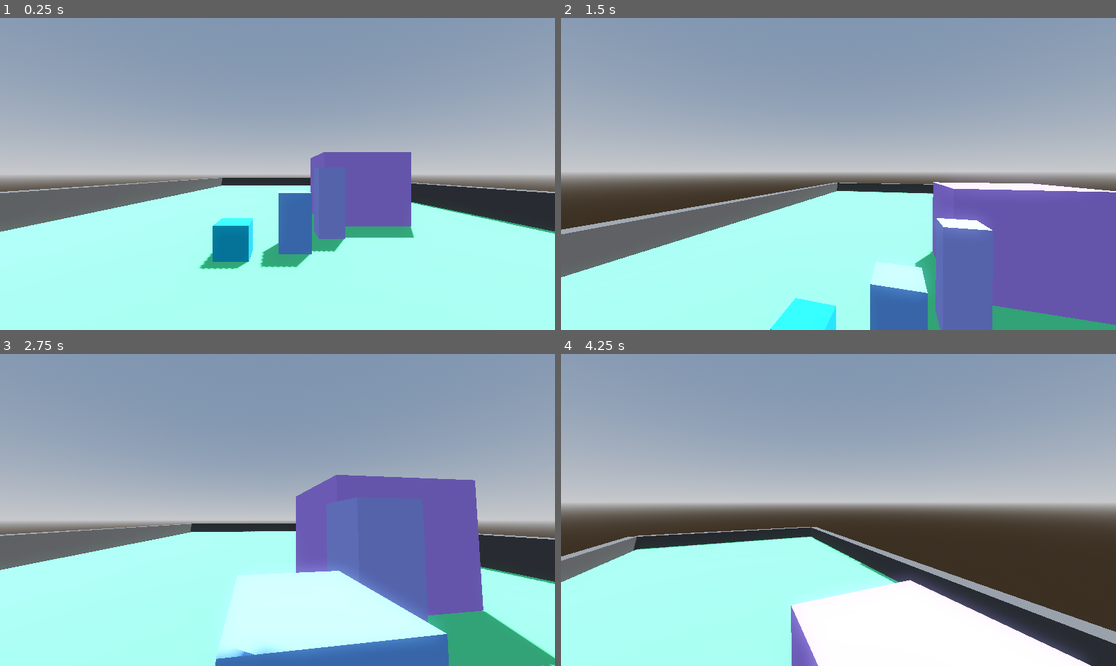
Above: before the commit, frames 1-4 (two rows, left to right).
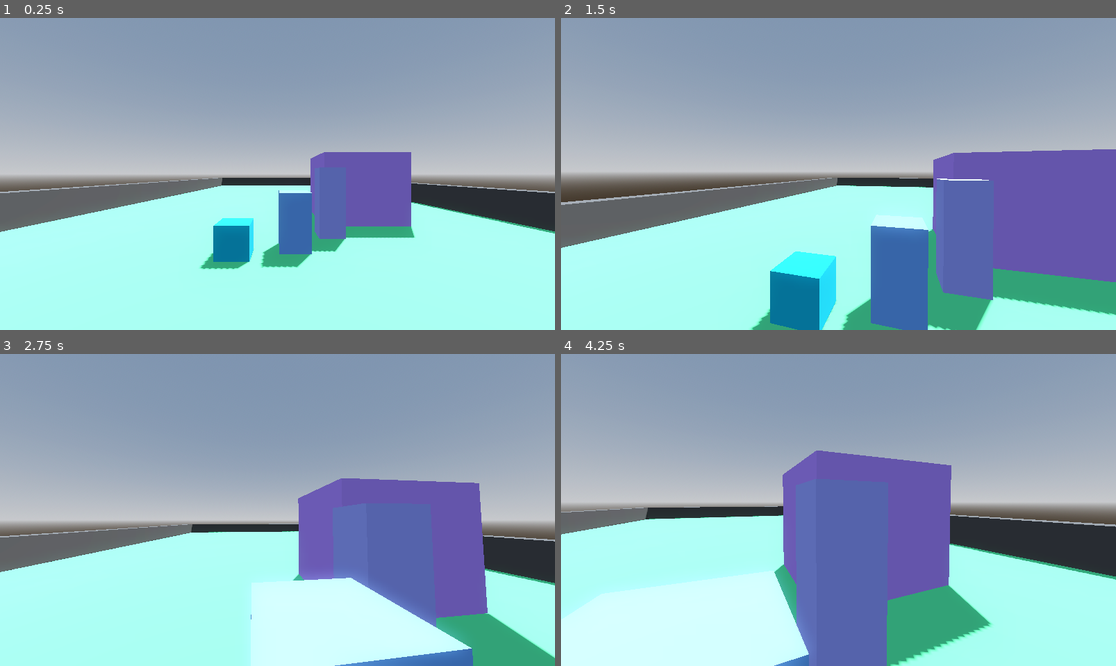
Above: after the commit, the same moments.

Repository: snowstreak/anabasys
Game: Godot game, scene res://scenes/world.tscn
Same seed, same stepped clock (60 frames per second), same inputs: the game is played once before the commit and once after it.
Inputs (mouse positions are in pixels of both pictures, inside the frame that each line leads up to):
- Up to frame 1 (0.25 s): no input
- Up to frame 2 (1.5 s): move the mouse to (866, 174) at 0.52 s; hold W (move_forward) from 0.53 s (still down); tap Ctrl (crouch) at 0.6, 1.35 s; tap Space (jump) at 0.77 s; move the mouse to (810, 174) at 1.27 s
- Up to frame 3 (2.75 s): keep holding W (move_forward); tap Space (jump) at 1.52 s; move the mouse to (288, 503) at 2.02 s; hold Shift (sprint) from 2.03 s (still down); tap Ctrl (crouch) at 2.3 s
- Up to frame 4 (4.25 s): keep holding W (move_forward); move the mouse to (832, 516) at 2.77 s; release Shift (sprint) at 2.78 s; tap Ctrl (crouch) at 2.85, 3.6 s; tap Space (jump) at 3.02, 3.77 s; move the mouse to (877, 513) at 3.52 s

The runs differ from the first frame. In frame 1, 0.2% of the frame differs, in the area x 0-100%, y 42-81%; in frame 2, 22%; in frame 3, 5.9%; in frame 4, 47%, in the area x 0-100%, y 30-100%.

Commit message:
removed footsteps :(

Diff:
--- a/scenes/world.tscn
+++ b/scenes/world.tscn
@@ -1,8 +1,7 @@
-[gd_scene load_steps=14 format=3 uid="uid://d4b6bgok5w8nj"]
+[gd_scene load_steps=13 format=3 uid="uid://d4b6bgok5w8nj"]
 
 [ext_resource type="Script" path="res://scripts/Player.gd" id="1_dccl0"]
 [ext_resource type="Material" uid="uid://bbxa5a0gq3bfv" path="res://resources/materials/grey_material.tres" id="2_3taea"]
-[ext_resource type="AudioStream" uid="uid://yqjcsot26i5k" path="res://scenes/BT0AAD0.WAV" id="2_i0x2f"]
 
 [sub_resource type="ProceduralSkyMaterial" id="ProceduralSkyMaterial_e4egk"]
 sky_horizon_color = Color(0.64625, 0.65575, 0.67075, 1)
@@ -57,6 +56,7 @@
 
 [node name="MeshInstance3D" type="MeshInstance3D" parent="Player"]
 transform = Transform3D(1.4, 0, 0, 0, 1.4, 0, 0, 0, 1.4, 0, 0.972551, -0.0186768)
+visible = false
 mesh = SubResource("CapsuleMesh_n7k5u")
 
 [node name="CollisionShape3D" type="CollisionShape3D" parent="Player"]
@@ -68,9 +68,6 @@
 
 [node name="Camera3D" type="Camera3D" parent="Player/Head"]
 fov = 80.0
-
-[node name="Footsteps" type="AudioStreamPlayer" parent="Player"]
-stream = ExtResource("2_i0x2f")
 
 [node name="CSGBox3D2" type="CSGBox3D" parent="."]
 transform = Transform3D(1, 0, 0, 0, 1, 0, 0, 0, 1, -1.22848, -0.119692, -6.08873)
--- a/scripts/Player.gd
+++ b/scripts/Player.gd
@@ -1,30 +1,39 @@
 extends CharacterBody3D
 
-
-var speed = WALK_SPEED
+# --- Movement Constants ---
 const WALK_SPEED = 4.5
 const SPRINT_SPEED = 7.0
 const CROUCH_SPEED = 2.25
-const JUMP_VELOCITY = 6
+const JUMP_VELOCITY = 4.5
 const GRAVITY = 9.8
+
+# --- Camera & Mouse Constants ---
 const SENS_RATIO = 0.001
 const SENSITIVITY = SENS_RATIO * 3
-const BOB_FREQUENCY = 2.0
-const BOB_AMPLITUDE = 0.06
-var t_bob = 0.0
+
+# --- Head Bobbing Constants ---
+const BOB_FREQUENCY = 1.0
+const BOB_AMPLITUDE = 0.04
+
+# --- Crouch/Stand Heights ---
 const CROUCH_HEIGHT = 1.0
 const STAND_HEIGHT = 1.8
 
+# --- Camera FOV Constants ---
 const BASE_FOV = 75.0
 const SPRINT_FOV = 90.0
 const CROUCH_FOV = 60.0
 
+# --- State Variables ---
+var speed = WALK_SPEED
+var t_bob = 0.0
+var footstep_timer = 0.0
+var current_footstep_interval = 0.5
+
+# --- Node References ---
 @onready var head = $Head
 @onready var camera = $Head/Camera3D
 @onready var footstep_player = $Footsteps
-
-var footstep_timer = 0.0
-const FOOTSTEP_INTERVAL = 0.5
 
 func _ready():
 	Input.set_mouse_mode(Input.MOUSE_MODE_CAPTURED)
@@ -58,18 +67,10 @@
 
 	# Handle crouch toggle
 	if Input.is_action_just_pressed("crouch"):
-		if speed == WALK_SPEED:
+		if speed == WALK_SPEED or speed == SPRINT_SPEED:
 			speed = CROUCH_SPEED
 		else:
 			speed = WALK_SPEED
-
-	# Handle head position when crouching.
-	# if speed == CROUCH_SPEED:
-	# 	head.position.y = CROUCH_HEIGHT
-	# 	camera.position.y = CROUCH_HEIGHT
-	# else:
-	# 	head.position.y = STAND_HEIGHT
-	# 	camera.position.y = STAND_HEIGHT
 
 	# Handle head position when crouching, smoothly interpolate.
 	var target_height = CROUCH_HEIGHT if speed == CROUCH_SPEED else STAND_HEIGHT
@@ -98,20 +99,6 @@
 	camera.fov = lerpf(camera.fov, (SPRINT_FOV if Input.is_action_pressed("sprint") else BASE_FOV), delta * 10.0)
 	camera.fov = lerpf(camera.fov, (CROUCH_FOV if speed == CROUCH_SPEED else BASE_FOV), delta * 8.0)
 
-	# Handle footstep sounds.
-	if is_on_floor() and velocity.length() > 0.1:
-		footstep_timer -= delta
-		if footstep_timer <= 0.0:
-			if not footstep_player.is_playing():
-				# Play footstep sound.
-				footstep_player.play()
-			else:
-				# If the sound is already playing, just reset the timer.
-				footstep_timer = FOOTSTEP_INTERVAL
-	else:
-		footstep_player.stop()
-		footstep_timer = 0.0
-
 	move_and_slide()
 
 func _headbob(time) -> Vector3:
Not shown, changed: resources/sounds/sfx/step.wav.import
Not shown, added: resources/sounds/sfx/step.wav
Not shown, removed: scenes/BT0AAD0.WAV
